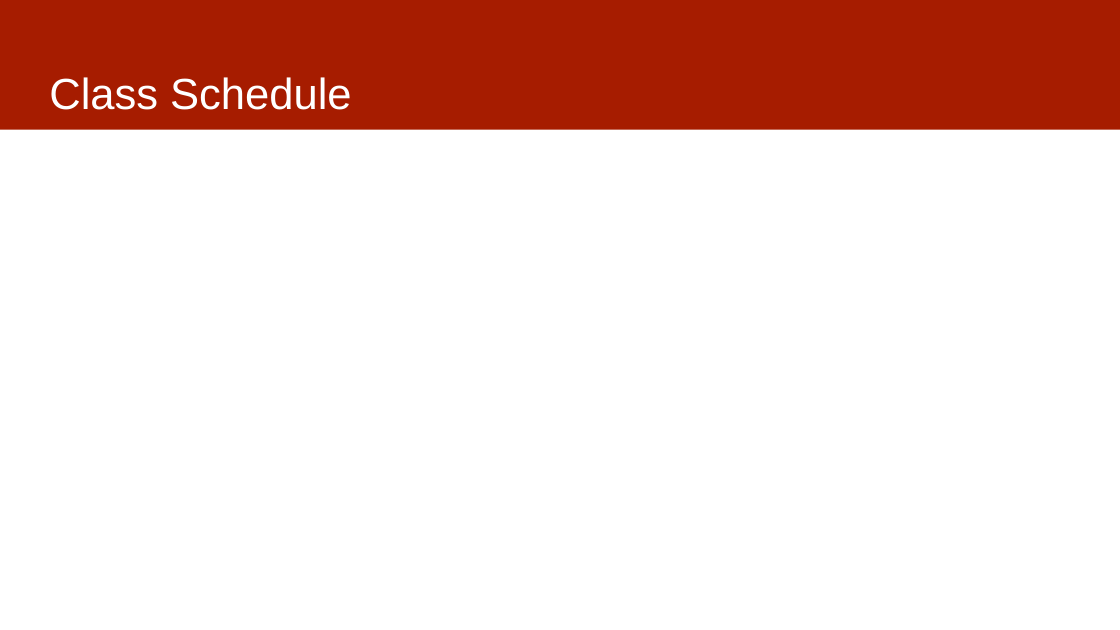
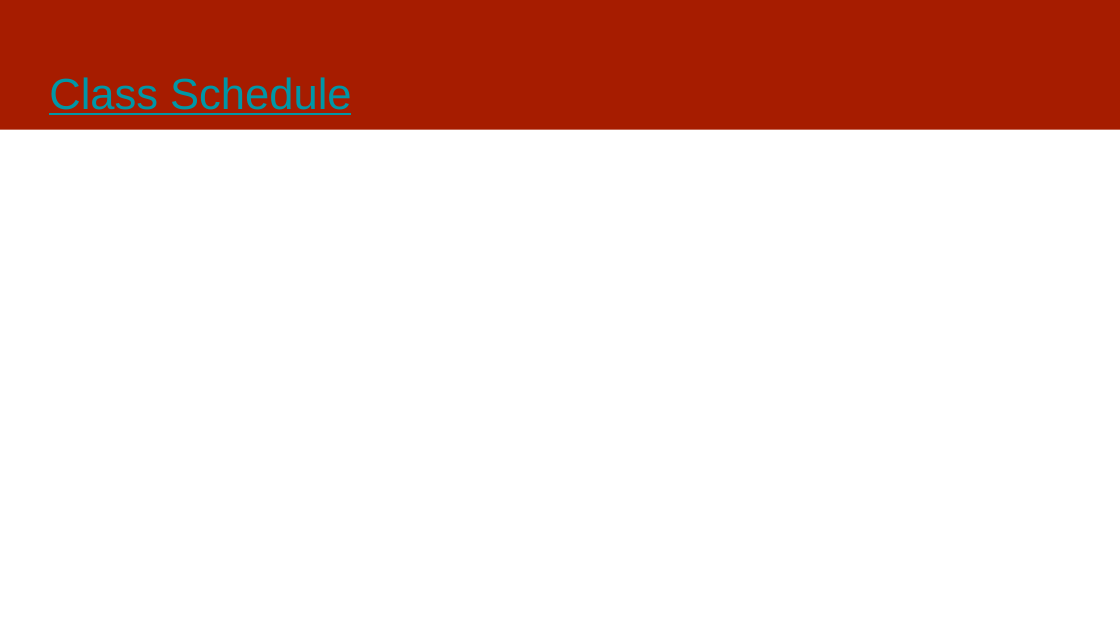
Before and after one commit to dssg/MLinPractice, a slide deck: slide 12 of Lectures/Lecture1-ClassOverview.pptx. Drawn at 1120x630 pixels with LibreOffice and Linux fonts; fonts in the diff are those of the drawing. Boxes give left, top, right and bottom in pixels: in the first picture for what was removed or moved away, otherwise in the second. Text is boxed around its words. In the diff, an @@ line names an element or a change of style, - is before the commit and + after.

```diff
--- a/Lectures/Lecture1-ClassOverview.pptx
+++ b/Lectures/Lecture1-ClassOverview.pptx
@@ title "Class Schedule" at bbox=[49, 77, 351, 115]: text colour #FFFFFF to #0097A7, underline on @@
```
Also in this commit, not shown: 2 other slides changed, 1 slide removed.
